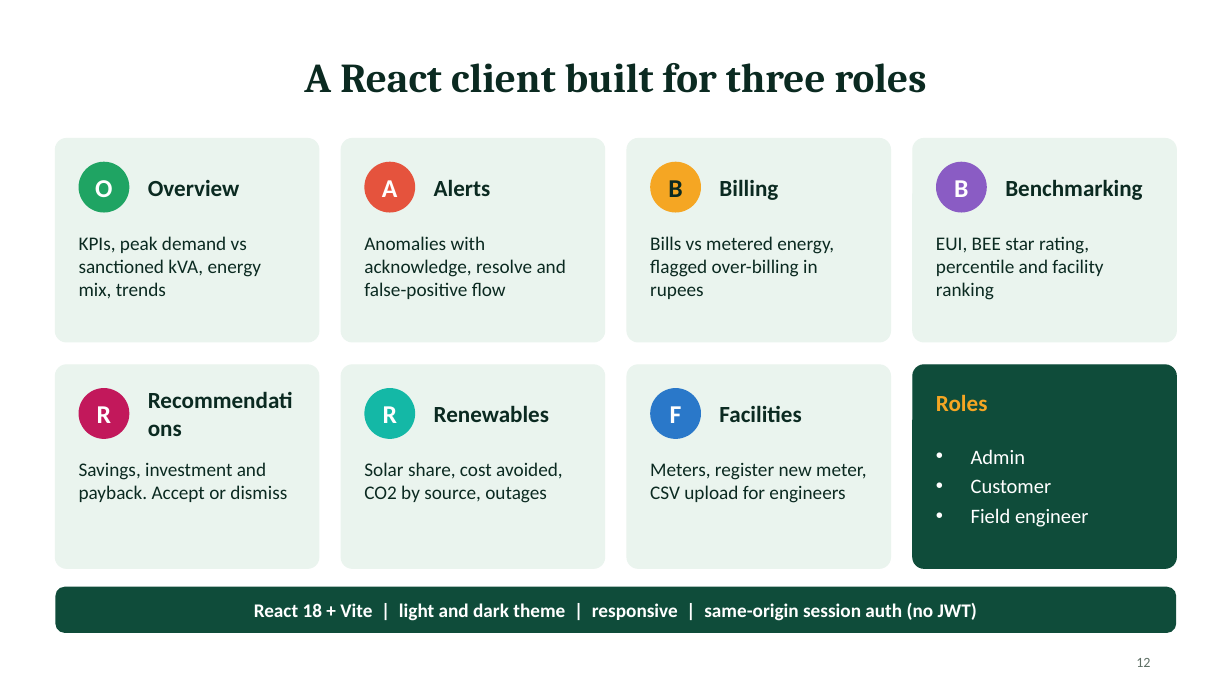
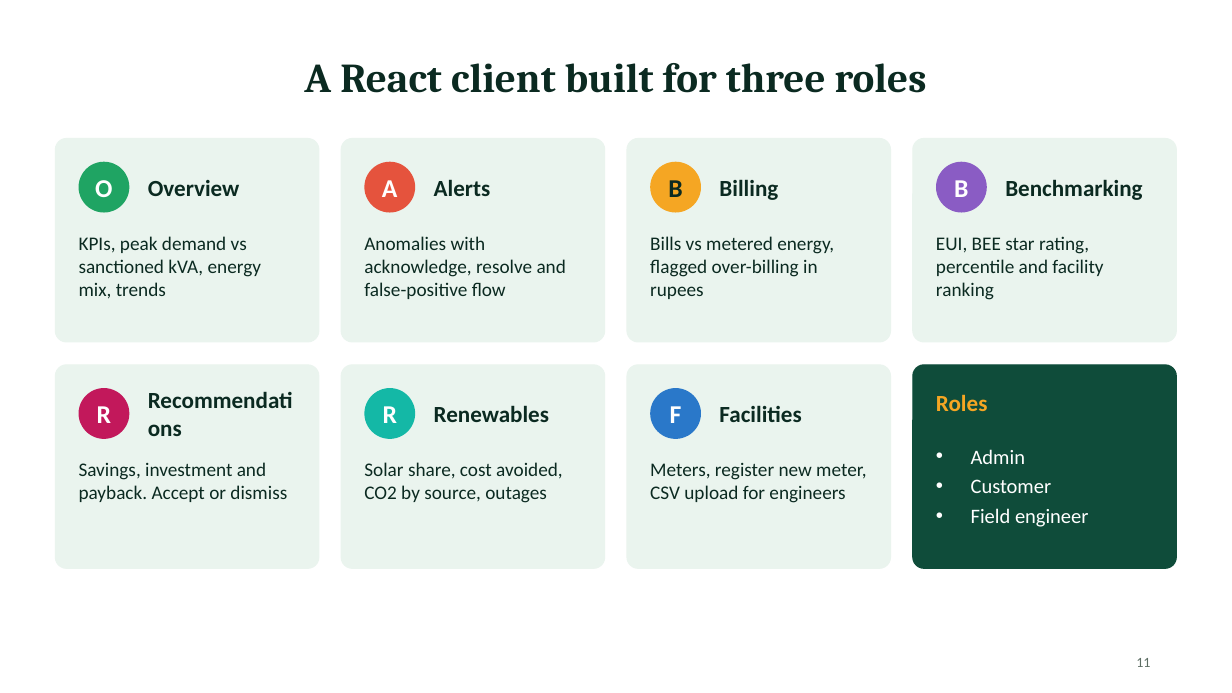
Before and after one commit to Priyanshu2068/mca2-fsdpython-greengrid, a slide deck: slide 11 of docs/GreenGrid_Presentation_v3.pptx (slide 12 before the commit). Drawn at 1232x693 pixels with LibreOffice and Linux fonts; fonts in the diff are those of the drawing. Boxes give left, top, right and bottom in pixels: in the first picture for what was removed or moved away, otherwise in the second. Text is boxed around its words. In the diff, an @@ line names an element or a change of style, - is before the commit and + after.

```diff
--- a/docs/GreenGrid_Presentation_v3.pptx
+++ b/docs/GreenGrid_Presentation_v3.pptx
@@ rounded rectangle removed at box(55, 587, 1177, 633) @@
-React 18 + Vite | light and dark theme | responsive | same-origin session auth (no JWT)
@@ page number at box(1136, 658, 1150, 667): text changed @@
-12
+11
```
Also in this commit, not shown: 1 slide removed, 3 other files.
